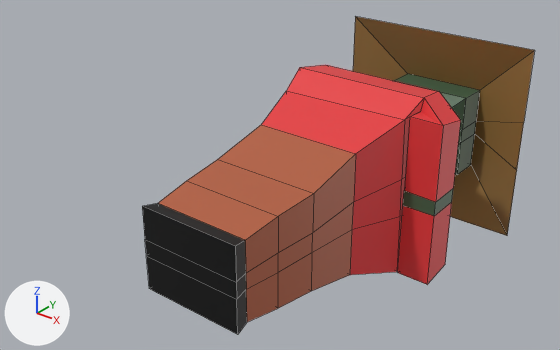
One commit to the Blender file Assets/Models/villager.blend: the scene before it, then after it.
Camera for both pictures: a camera (50 mm lens) standing at (1.907, -1.81, 1.675) and looking at (-0.183, 0.803, 0.055). The axes (+X, +Y, +Z) are drawn at lower left. The lights are the same throughout. Mesh edges are drawn as thin lines.
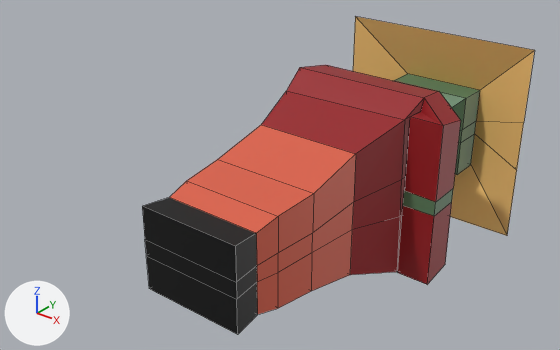
Boxes (x1, y1, x2, y2) around the edits, measured in the pictures (560 x 350 px; the box of a moved part takes in the faces that stretch with it):
'Cube', recoloured, reshaped: (142, 16, 534, 334) in both
part 1 of me_cube, moved or reshaped: (143, 181, 278, 334) in both

The change, as a list of edits to the scene's bpy script:
```text
Change mat_hat:
    mat_hat.base_color: (0.296, 0.169, 0.048) -> (0.97, 0.596, 0.188)  # brown #94723e -> orange #fccb78
Change mat_body:
    mat_body.base_color: (0.8, 0.0431, 0.0474) -> (0.319, 0.0104, 0.0145)  # red #e73b3d -> red #991a20
Change mat_pants:
    mat_pants.base_color: (0.458, 0.114, 0.0487) -> (0.723, 0.119, 0.0634)  # orange #b45f3e -> red #dd6147
Change me_cube:
    where me_cube.from_pydata(...)  # 146 vertices, 147 faces, 1 loose edge; spans x -1.53..1.53, y -1.35..6.55, z -0.54..0.54
    used by ob_cube; location = (0.0, 0.0, 0.0); scale = (0.352, 0.352, 1.0)
    before: 1 (0.67, 0.2, -0.19) at pixel (247, 322), 3 (0.67, 0.2, 0.19) at pixel (245, 240), 5 (-0.67, 0.2, -0.19), 7 (-0.67, 0.2, 0.19) at pixel (157, 203), 69 (-0.67, 0.2, -0.03)
    before: 70 (-0.67, 0.2, 0.04), 73 (0.67, 0.2, 0.04) at pixel (245, 273), 74 (0.67, 0.2, -0.03) at pixel (246, 289)
    me_cube part 1
    add for i in [1, 3, 5, 7, 69, 70, 73, 74]: me_cube.vertices[i].co += Vector((0.0, 0.18, 0.0))
```
